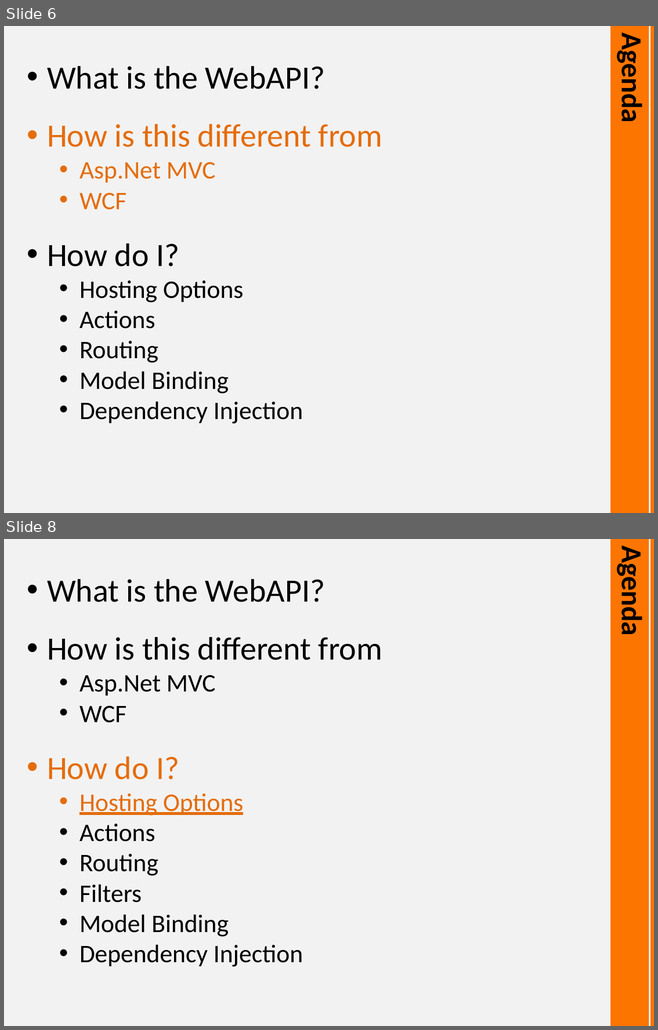
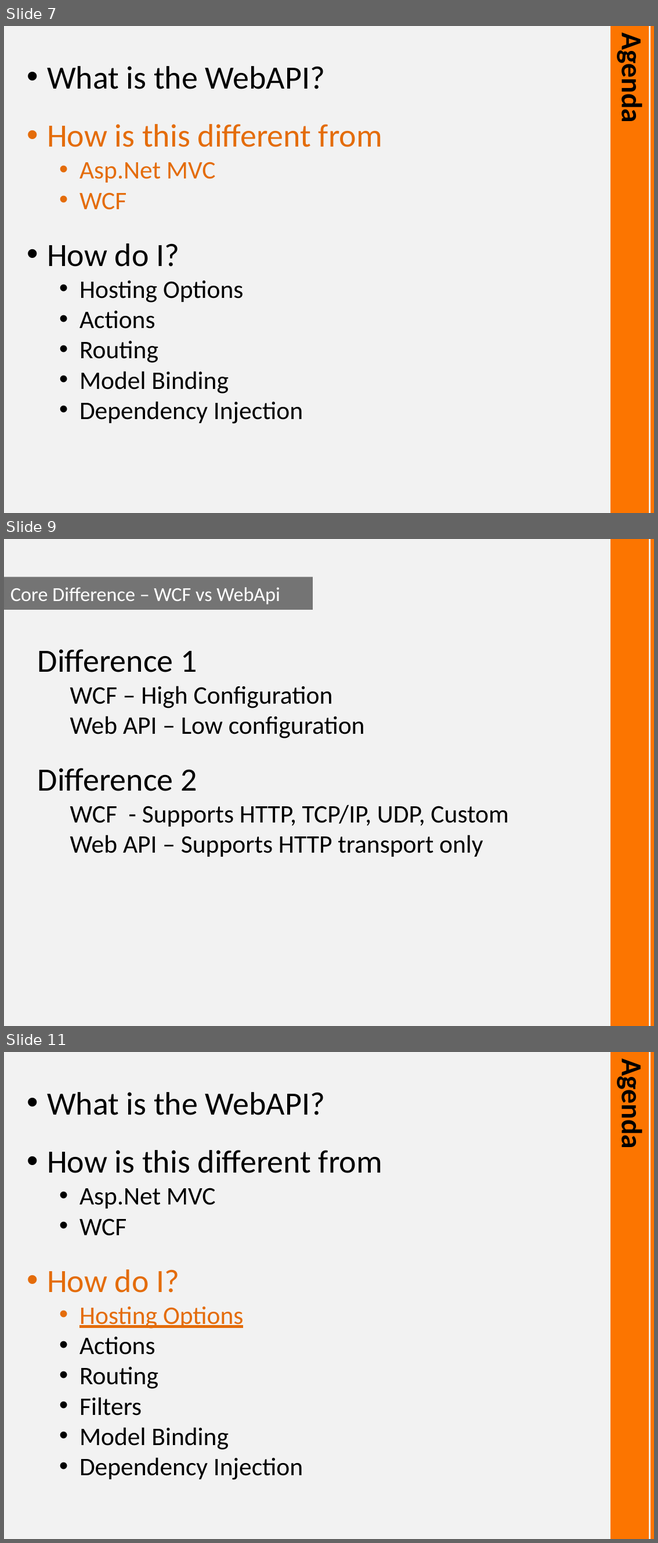
Before and after one commit to derikwhittaker/Demo.WebApi, a slide deck: Demo.WebApi.pptx. Shown one above the other, each under a label of ours: slides 6 and 8 before the commit, slides 7, 9 and 11 after it; the slides between them are not shown. The pictures are 658x1030 and 658x1543 pixels, drawn with LibreOffice and Linux fonts; fonts in the diff are those of the drawing. Boxes give left, top, right and bottom in pixels: in the first picture for what was removed or moved away, otherwise in the second. Text is boxed around its words. In the diff, an @@ line names an element or a change of style, - is before the commit and + after.

```diff
--- a/Demo.WebApi.pptx
+++ b/Demo.WebApi.pptx
@@ slide 9 added at (x1=4, y1=539, x2=654, y2=1026), background #F2F2F2; not listed: 2 template elements that a slide beside it also shows @@
@@ rectangle added at (x1=4, y1=577, x2=313, y2=609), fill #0D0D0D at 55% opacity, 22 pt, text #FFFFFF @@
+Core Difference – WCF vs WebApi
@@ text added at (x1=38, y1=649, x2=508, y2=857), 28 pt, text #000000 @@
+Difference 1
+  WCF – High Configuration
+  Web API – Low configuration
+Difference 2
+  WCF - Supports HTTP, TCP/IP, UDP, Custom
+  Web API – Supports HTTP transport only
@@ what was slide 6 is now slide 7 @@
@@ what was slide 8 is now slide 11 @@
```
Also in this commit, not shown: 10 slides changed, 2 other slides added.
